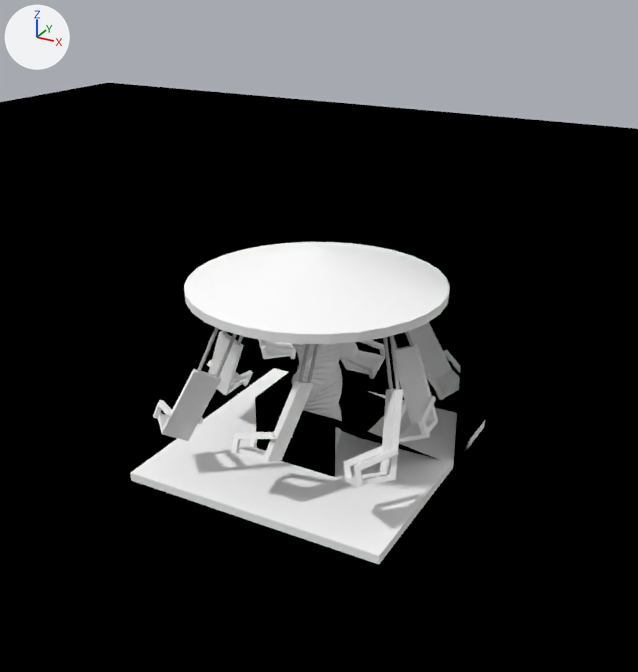
What one commit did to the Blender file graphics/sprites/gentle_thrill_rides/chair_swing/working.blend.
Rendered twice from a 50 mm lens placed at (4.29, -7.75, 5.35), pointed at (0.16, -0.24, 1.6). The axes (+X, +Y, +Z) are drawn at upper left. The lights are the same throughout.

The scene before the commit, as lines of its bpy script (objects in view):
```python
me_cube = bpy.data.meshes.new('Cube')
me_cube.from_pydata(...)  # a box spanning x -1.5..1.5, y -1.5..1.5, z 0.0..0.15
me_cube.materials.append(mat_col3)  # white #ffffff
me_plane_004 = bpy.data.meshes.new('Plane.004')
me_plane_004.from_pydata(...)  # 36 vertices, 30 faces; spans x -1.05..-0.65, y -0.385..0.2, z 0.55..1.4
# faces by material slot: [10, 20]
me_plane_004.materials.append(mat_col1)  # white #ffffff
me_plane_004.materials.append(mat_col3)  # white #ffffff
me_plane_012 = bpy.data.meshes.new('Plane.012')
me_plane_012.from_pydata(...)  # 17 vertices, 8 faces; spans x -1.0..3.0, y -1.0..3.0, z 0.0..6.0
me_plane_012.materials.append(mat_shadow)  # black #000000
ob_base = bpy.data.objects.new('base', me_cube)
ob_base.parent = ob_empty
ob_base.location = (0.0, 0.0, 0.0)
ob_base.scale = (1.0, 1.0, 0.667)
_m = ob_base.modifiers.new('Boolean', 'BOOLEAN')
_m.operation = 'INTERSECT'
_m.solver = 'FLOAT'
ob_chair_004 = bpy.data.objects.new('chair.004', me_plane_004)
ob_chair_004.location = (-0.72, -0.83, -0.24)
ob_chair_004.rotation_euler = (0.0, 0.436, 0.785)  # degrees (0, 25, 45)
ob_intersect = bpy.data.objects.new('INTERSECT', me_plane_012)
ob_intersect.location = (1.0, 1.0, 0.0)
ob_intersect.rotation_euler = (0.0, 0.0, -3.142)  # degrees (0, 0, -180)
ob_intersect.scale = (0.5, 0.5, 0.5)
# also in view: 'chair.003' at (0.09, -1.09, 0.99); 'chair' at (-1.09, -0.09, 0.99); 'chair.006' at (0.93, 1.16, 0.99); 'chair.002' at (1.09, 0.09, 0.99); 'holder' at (0.0, 0.0, 1.0)
```
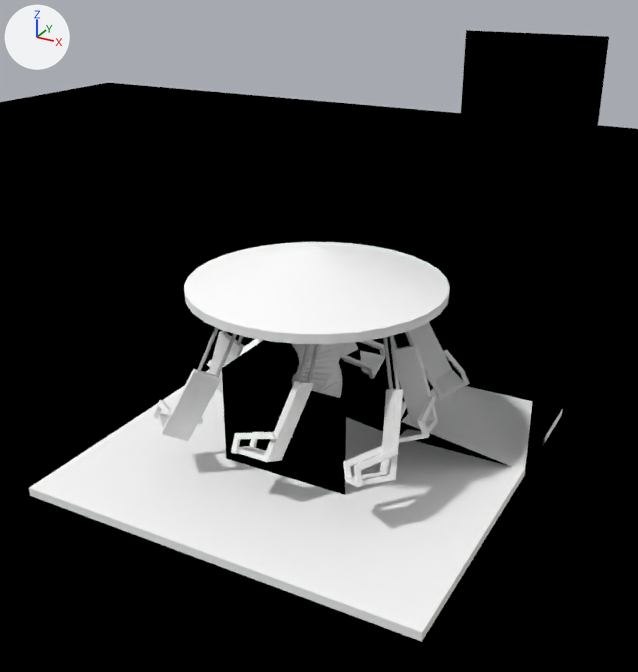
The change, as a diff of the scene's bpy script:
```diff
--- a/graphics/sprites/gentle_thrill_rides/chair_swing/working.blend.py
+++ b/graphics/sprites/gentle_thrill_rides/chair_swing/working.blend.py
@@ ob_base @@
 ob_base.location = (0.0, 0.0, 0.0)
-ob_base.scale = (1.0, 1.0, 0.667)
+ob_base.scale = (1.5, 1.5, 0.667)
 _m = ob_base.modifiers.new('Boolean', 'BOOLEAN')
@@ ob_intersect @@
 ob_intersect = bpy.data.objects.new('INTERSECT', me_plane_012)
+ob_intersect.parent = ob_empty_001
 ob_intersect.location = (1.0, 1.0, 0.0)
@@ ob_empty_001 @@
+ob_empty_001 = bpy.data.objects.new('Empty.001', None)
+ob_empty_001.location = (0.0, 0.0, 0.0)
+ob_empty_001.scale = (1.5, 1.5, 1.5)
```

Where the change shows, as pixel boxes (x1, y1, x2, y2) in the pictures (638 x 672 px):
'INTERSECT', moved: before (255, 174, 505, 477); after (222, 30, 609, 495)
'base', rescaled (50% wider, 54% taller): before (130, 368, 485, 564); after (29, 339, 563, 642)
